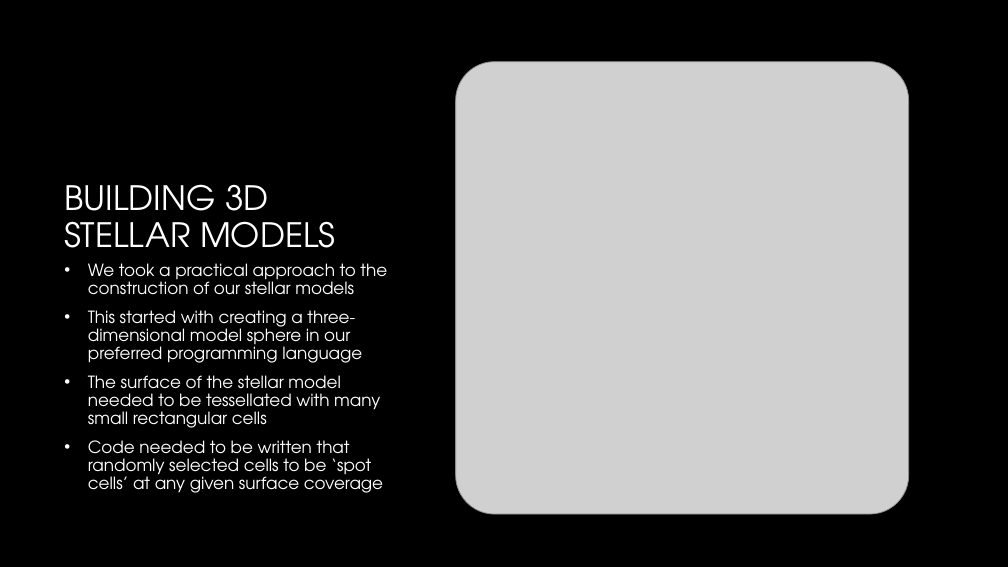
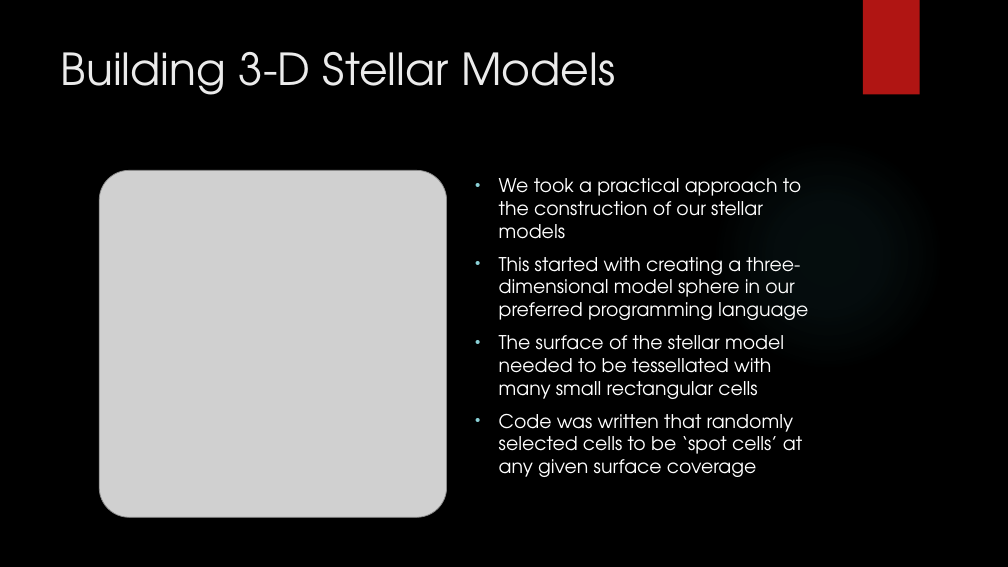
Before and after one commit to mljohn2151/ASTR-3150-GitHub, a slide deck: slide 3 of FUSE - Mottled Stars/FUSE Methodology/Mottled Stars Methodology.pptx (slide 2 before the commit). Drawn at 1008x567 pixels with LibreOffice and Linux fonts; fonts in the diff are those of the drawing; grey boxes stand for pictures; background and template pictures are left out. Boxes give left, top, right and bottom in pixels: in the first picture for what was removed or moved away, otherwise in the second. Text is boxed around its words. In the diff, an @@ line names an element or a change of style, - is before the commit and + after.

```diff
--- a/FUSE - Mottled Stars/FUSE Methodology/Mottled Stars Methodology.pptx
+++ b/FUSE - Mottled Stars/FUSE Methodology/Mottled Stars Methodology.pptx
@@ rectangle added at [863, 0, 920, 95], fill #B01513 @@
@@ title "Building 3-D Stellar Models" at [61, 52, 615, 95]: vertical alignment bottom to top @@
@@ title at [61, 52, 615, 95]: text changed; size 32 to 42 pt; text colour #FFFFFF to #EBEBEB @@
-BUILDING 3D STELLAR MODELS
+Building 3-D Stellar Models
@@ ellipse added at [712, 138, 944, 371], fill gradient #50B9C1 @@
@@ picture: place and size @@
-picture at [456, 62, 909, 514]
+picture at [99, 170, 447, 517]
@@ text "We took a practical approach ...": place and size @@
-text "We took a practical approach ..." at [88, 263, 387, 493]
+text "We took a practical approach ..." at [499, 178, 808, 477]
@@ text at [499, 178, 808, 399]: size 16 to 18 pt in "We took a practical approach to the ...", "This started with creating a three-dimensional model ...", "The surface of the stellar model needed ..."; line spacing 0.9 to 1 @@
@@ text at [499, 413, 802, 477]: text changed; size 16 to 18 pt @@
-• Code needed to be written that randomly selected cells to be ‘spot cells’ at any given surface coverage
+• Code was written that randomly selected cells to be ‘spot cells’ at any given surface coverage
```
Also in this commit, not shown: 1 other slide changed, 4 slides added, 2 slides removed, 1 other file.
